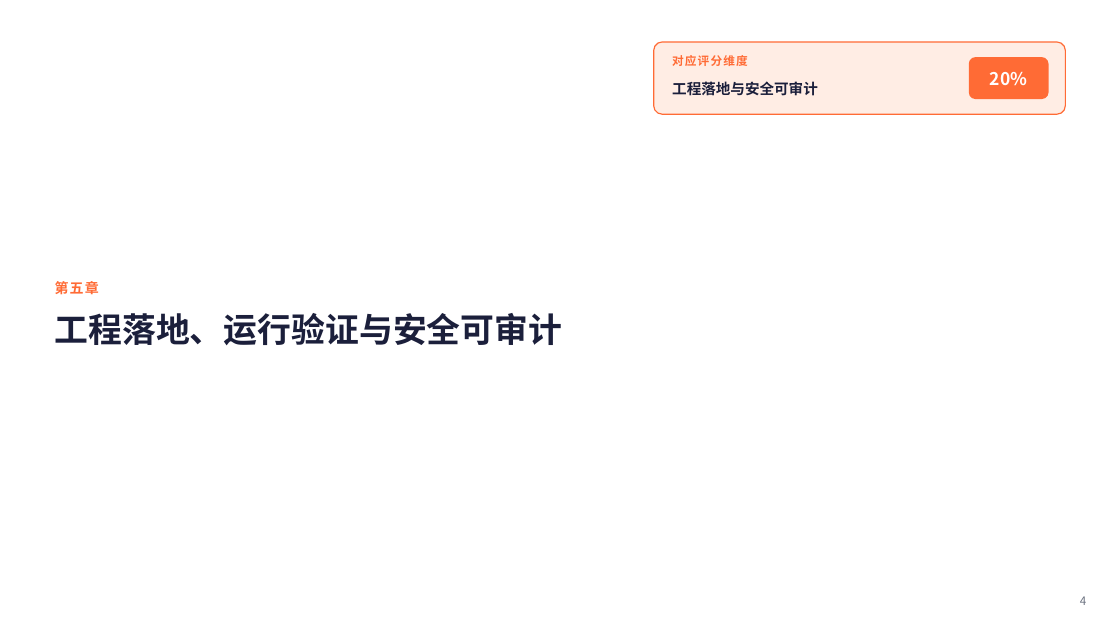
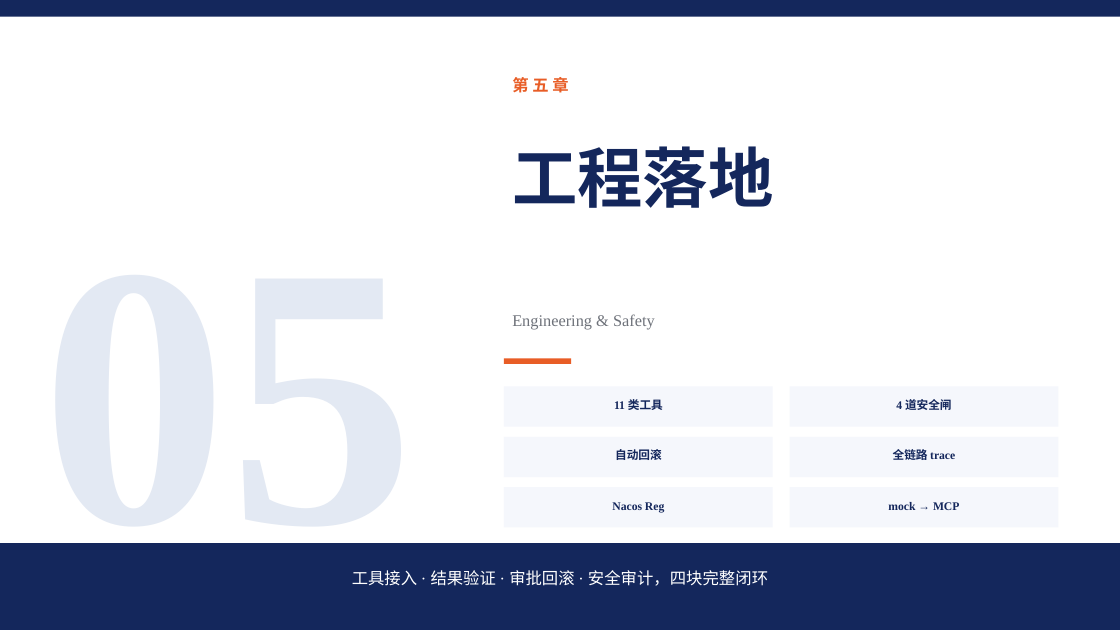
Before and after one commit to libo9922/edge-aiops-demo, a slide deck: slide 12 of docs/edge-aiops-submission.pptx. Drawn at 1120x630 pixels with LibreOffice and Linux fonts; fonts in the diff are those of the drawing. Boxes give left, top, right and bottom in pixels: in the first picture for what was removed or moved away, otherwise in the second. Text is boxed around its words. In the diff, an @@ line names an element or a change of style, - is before the commit and + after.

Commit message:
feat(ppt): regenerate using OpsPilot reference template (text-only, no architecture screenshots, with team info)

```diff
--- a/docs/edge-aiops-submission.pptx
+++ b/docs/edge-aiops-submission.pptx
@@ rectangle added at <box>0,0,1120,17</box>, fill #14275C @@
@@ rounded rectangle removed at <box>654,42,1065,114</box> @@
@@ text removed at <box>672,55,748,66</box> @@
-对应评分维度
@@ rounded rectangle removed at <box>969,57,1049,99</box> @@
@@ text "第 五 章" at <box>512,75,568,97</box>: vertical alignment middle to top @@
@@ text at <box>512,75,568,97</box>: text changed; size 12 to 14 pt; text colour #FF6B35 to #E85D26 @@
-第五章
+第 五 章
@@ text removed at <box>990,72,1027,85</box> @@
-20%
@@ text "工程落地" at <box>512,146,773,208</box>: vertical alignment middle to top @@
@@ text at <box>512,146,773,208</box>: text changed; size 12.5 to 56 pt; text colour #1B1F3B to #14275C @@
-工程落地与安全可审计
+工程落地
@@ text removed at <box>55,313,563,345</box> @@
-工程落地、运行验证与安全可审计
@@ text added at <box>512,314,655,330</box>, 14 pt, text #6E727A @@
+Engineering & Safety
@@ rectangle added at <box>504,359,571,365</box>, fill #E85D26 @@
@@ rectangle added at <box>504,386,773,427</box>, fill #F5F7FC @@
@@ rectangle added at <box>790,386,1059,427</box>, fill #F5F7FC @@
@@ text added at <box>614,399,663,410</box>, 10 pt, text #14275C, bold @@
+11 类工具
@@ text added at <box>896,399,952,410</box>, 10 pt, text #14275C, bold @@
+4 道安全闸
@@ rectangle added at <box>504,437,773,477</box>, fill #F5F7FC @@
@@ text added at <box>615,449,662,460</box>, 10 pt, text #14275C, bold @@
+自动回滚
@@ rectangle added at <box>790,437,1059,477</box>, fill #F5F7FC @@
@@ text added at <box>893,449,955,460</box>, 10 pt, text #14275C, bold @@
+全链路 trace
@@ rectangle added at <box>504,487,773,528</box>, fill #F5F7FC @@
@@ text added at <box>612,502,664,513</box>, 10 pt, text #14275C, bold @@
+Nacos Reg
@@ rectangle added at <box>790,487,1059,528</box>, fill #F5F7FC @@
@@ text added at <box>888,502,960,510</box>, 10 pt, text #14275C, bold @@
+mock → MCP
@@ rectangle added at <box>0,544,1120,630</box>, fill #14275C @@
@@ text added at <box>42,543,415,590</box>, 320 pt, text #E3E9F3, bold @@
+05
@@ text added at <box>352,570,768,586</box>, 14 pt, text #FFFFFF @@
+工具接入 · 结果验证 · 审批回滚 · 安全审计，四块完整闭环
@@ text removed at <box>1080,596,1086,605</box> @@
-4
```
Also in this commit, not shown: 6 other slides changed, 11 slides added, 11 slides removed, 1 other file.
